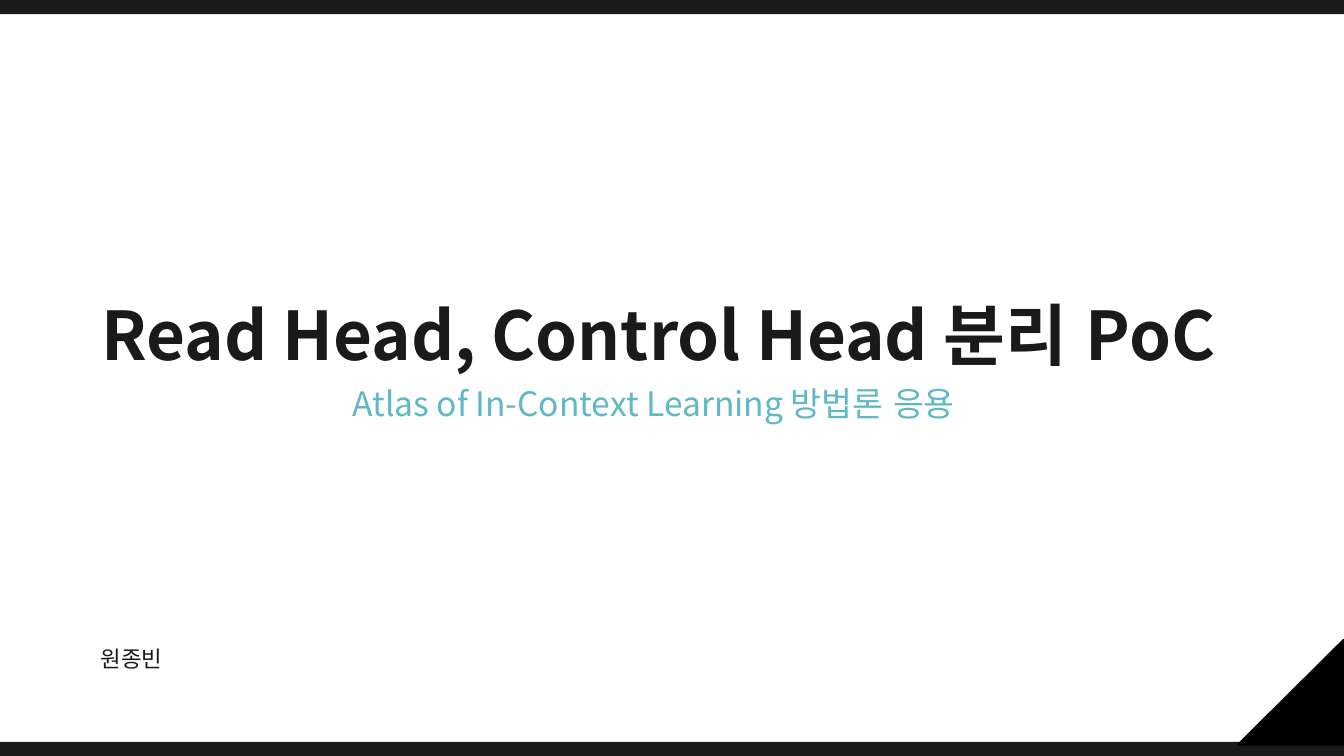
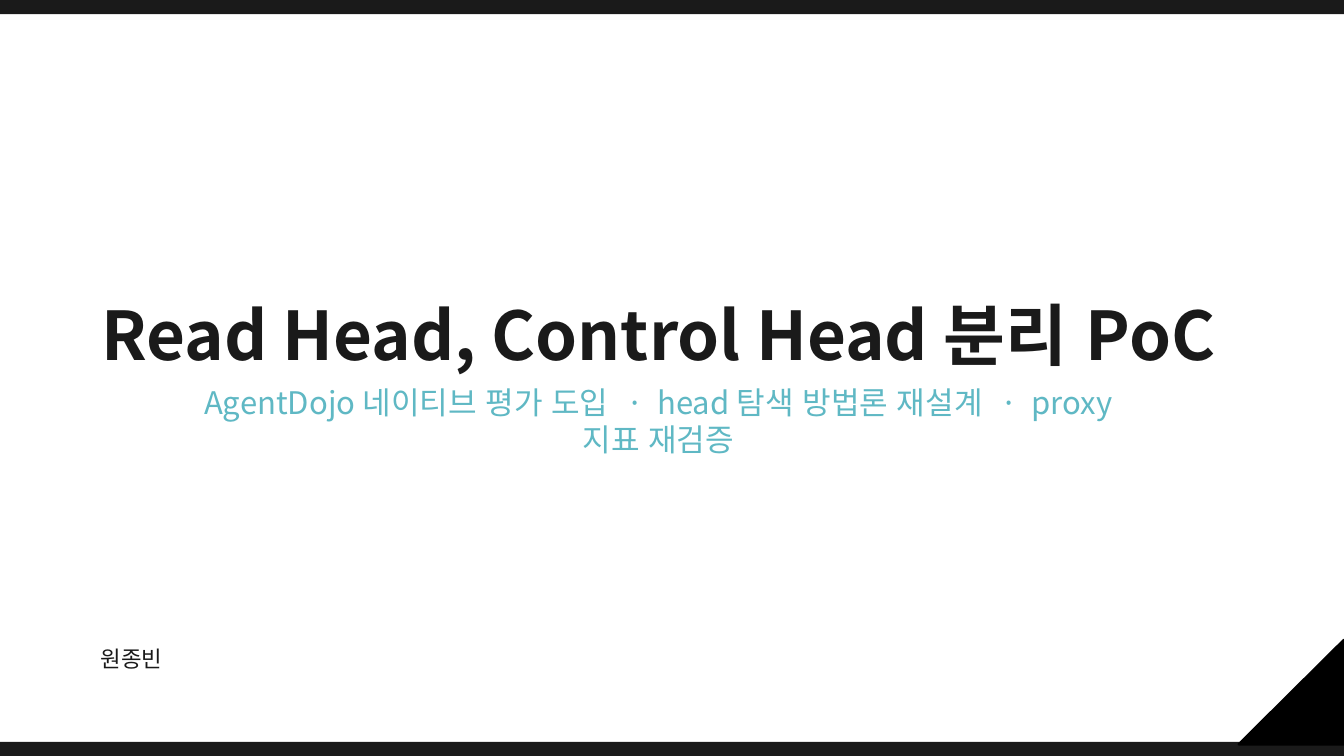
Before and after one commit to jongbin03/head_poc, a slide deck: slide 4 of docs/presentation/IPI_Head_Separation_PoC_2nd [26-08-19].pptx (slide 1 before the commit). Drawn at 1344x756 pixels with LibreOffice and Linux fonts; fonts in the diff are those of the drawing; background and template pictures are left out. Boxes give left, top, right and bottom in pixels: in the first picture for what was removed or moved away, otherwise in the second. Text is boxed around its words. In the diff, an @@ line names an element or a change of style, - is before the commit and + after.

```diff
--- a/docs/presentation/IPI_Head_Separation_PoC_2nd [26-08-19].pptx
+++ b/docs/presentation/IPI_Head_Separation_PoC_2nd [26-08-19].pptx
@@ text at [204, 388, 1113, 454]: text changed; size 24 to 22.2 pt @@
-Atlas of In-Context Learning 방법론 응용
+AgentDojo 네이티브 평가 도입 · head 탐색 방법론 재설계 · proxy 지표 재검증
```
Also in this commit, not shown: 1 other slide changed, 1 slide removed.
